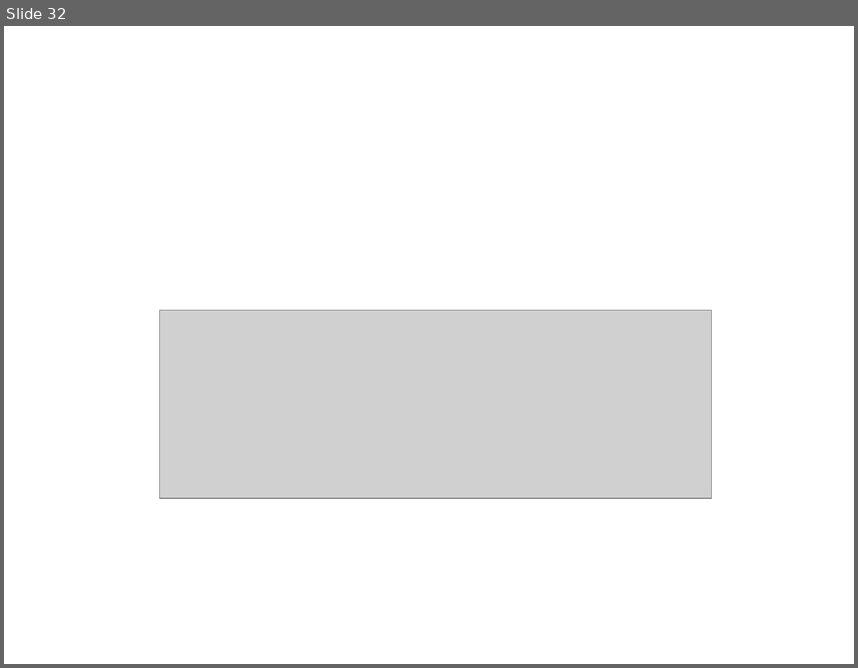
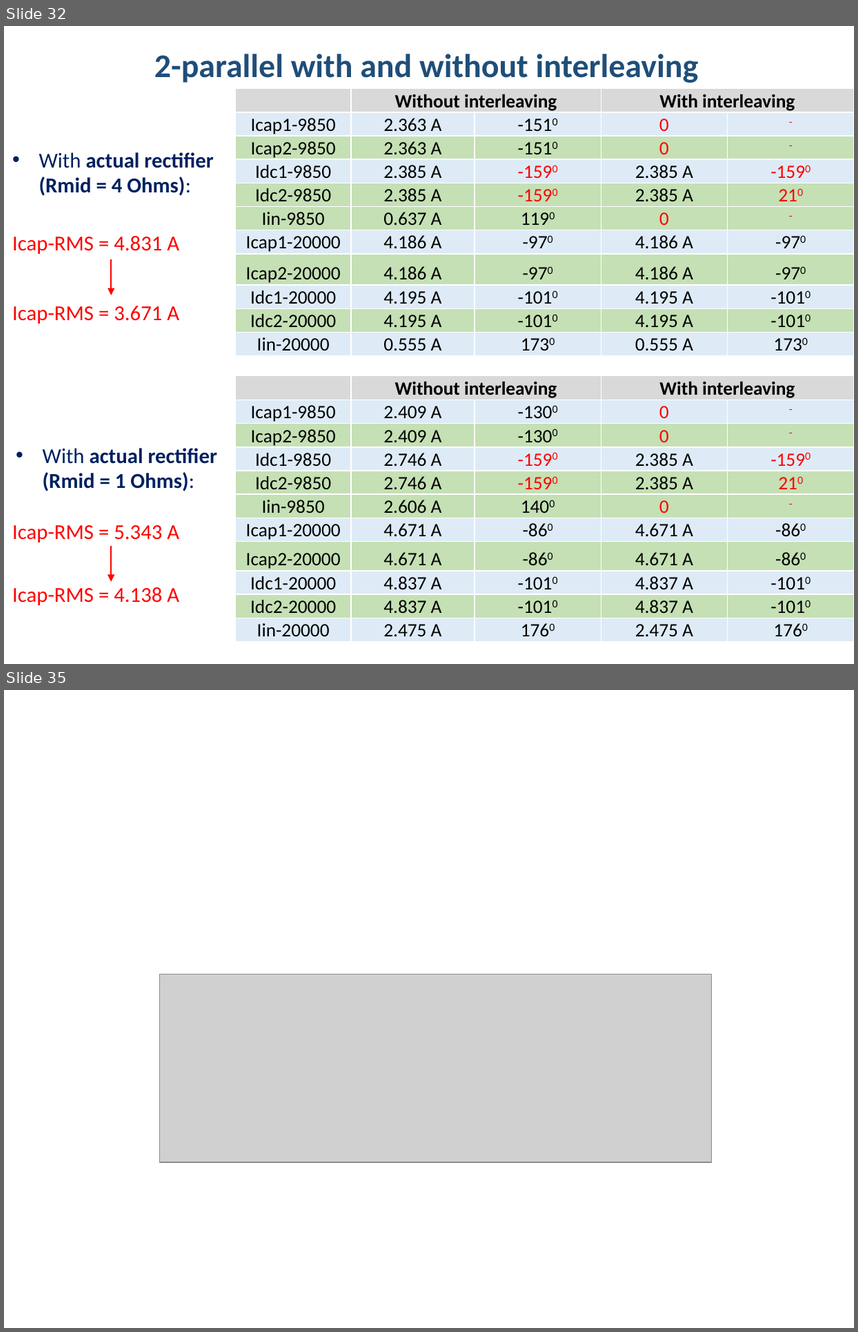
Before and after one commit to hakanpolat/IMMD, a slide deck: Simulation/dcbusmodelwrapup/immd_dcbusmodelwrapup.pptx. Shown one above the other, each under a label of ours: slide 32 before the commit, slides 32 and 35 after it; the slides between them are not shown. The pictures are 858x668 and 858x1332 pixels, drawn with LibreOffice and Linux fonts; fonts in the diff are those of the drawing; grey boxes stand for pictures. Boxes give left, top, right and bottom in pixels: in the first picture for what was removed or moved away, otherwise in the second. Text is boxed around its words. In the diff, an @@ line names an element or a change of style, - is before the commit and + after.

Commit message:
2-paralel modelde rectifier'ın interleavinge potansiyel etkisi sunuma eklendi.

```diff
--- a/Simulation/dcbusmodelwrapup/immd_dcbusmodelwrapup.pptx
+++ b/Simulation/dcbusmodelwrapup/immd_dcbusmodelwrapup.pptx
@@ slide 32 added at [4,26,854,664], background #FFFFFF @@
@@ text added at [154,54,699,83], 28 pt, text #1F4E79, bold @@
+2-parallel with and without interleaving
@@ table added at [235,89,854,356], 11 rows, 5 columns @@
+ | Without interleaving |  | With interleaving | 
+Icap1-9850 | 2.363 A | -1510 | 0 | -
+Icap2-9850 | 2.363 A | -1510 | 0 | -
+Idc1-9850 | 2.385 A | -1590 | 2.385 A | -1590
+Idc2-9850 | 2.385 A | -1590 | 2.385 A | 210
+Iin-9850 | 0.637 A | 1190 | 0 | -
+Icap1-20000 | 4.186 A | -970 | 4.186 A | -970
+Icap2-20000 | 4.186 A | -970 | 4.186 A | -970
+Idc1-20000 | 4.195 A | -1010 | 4.195 A | -1010
+Idc2-20000 | 4.195 A | -1010 | 4.195 A | -1010
+Iin-20000 | 0.555 A | 1730 | 0.555 A | 1730
@@ text added at [39,152,213,196], 18 pt, text #002060, bold @@
+• With actual rectifier (Rmid = 4 Ohms):
@@ text added at [12,236,179,254], 18 pt, text #FF0000 @@
+Icap-RMS = 4.831 A
@@ arrow added from (111, 259) to (111, 294), #FF0000 1.5 pt @@
@@ text added at [12,305,179,323], 18 pt, text #FF0000 @@
+Icap-RMS = 3.671 A
@@ table added at [235,375,854,641], 11 rows, 5 columns @@
+ | Without interleaving |  | With interleaving | 
+Icap1-9850 | 2.409 A | -1300 | 0 | -
+Icap2-9850 | 2.409 A | -1300 | 0 | -
+Idc1-9850 | 2.746 A | -1590 | 2.385 A | -1590
+Idc2-9850 | 2.746 A | -1590 | 2.385 A | 210
+Iin-9850 | 2.606 A | 1400 | 0 | -
+Icap1-20000 | 4.671 A | -860 | 4.671 A | -860
+Icap2-20000 | 4.671 A | -860 | 4.671 A | -860
+Idc1-20000 | 4.837 A | -1010 | 4.837 A | -1010
+Idc2-20000 | 4.837 A | -1010 | 4.837 A | -1010
+Iin-20000 | 2.475 A | 1760 | 2.475 A | 1760
@@ text added at [43,448,217,491], 18 pt, text #002060, bold @@
+• With actual rectifier (Rmid = 1 Ohms):
@@ text added at [12,525,179,542], 18 pt, text #FF0000 @@
+Icap-RMS = 5.343 A
@@ arrow added from (111, 546) to (111, 581), #FF0000 1.5 pt @@
@@ text added at [12,587,179,605], 18 pt, text #FF0000 @@
+Icap-RMS = 4.138 A
@@ what was slide 32 is now slide 35 @@
```
Also in this commit, not shown: 5 slides changed, 2 other slides added, 3 other files.
